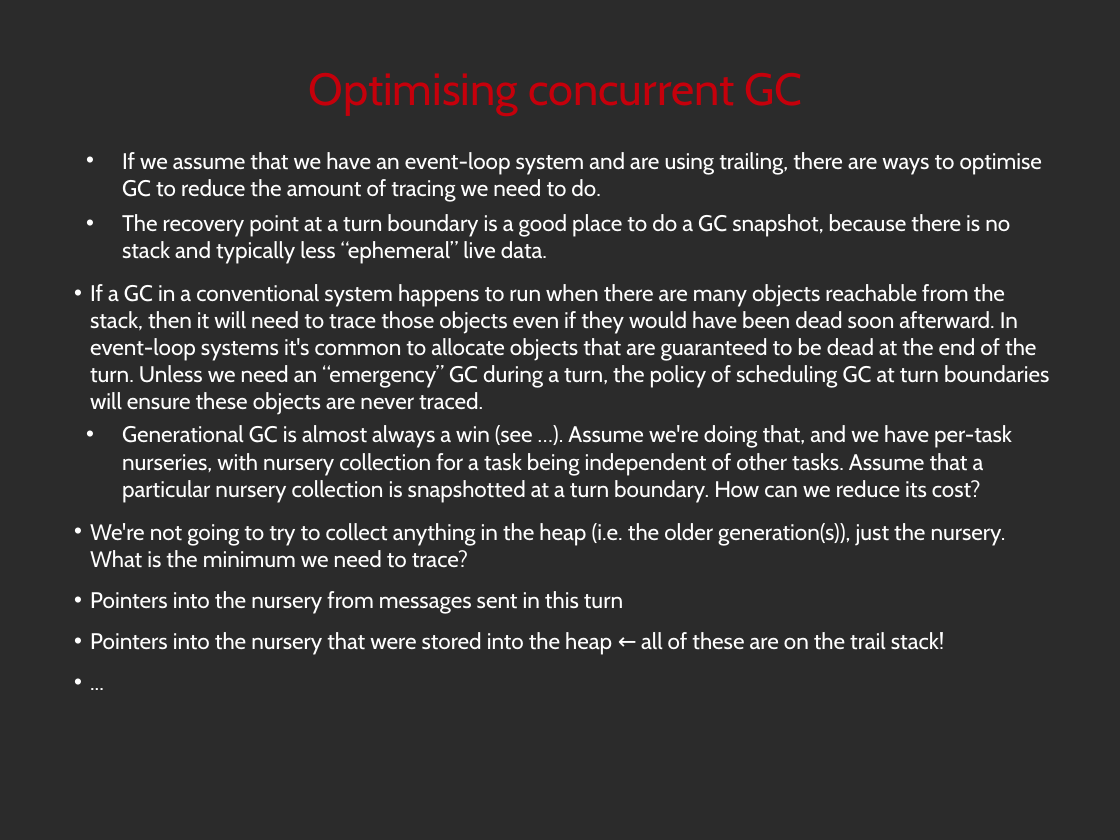
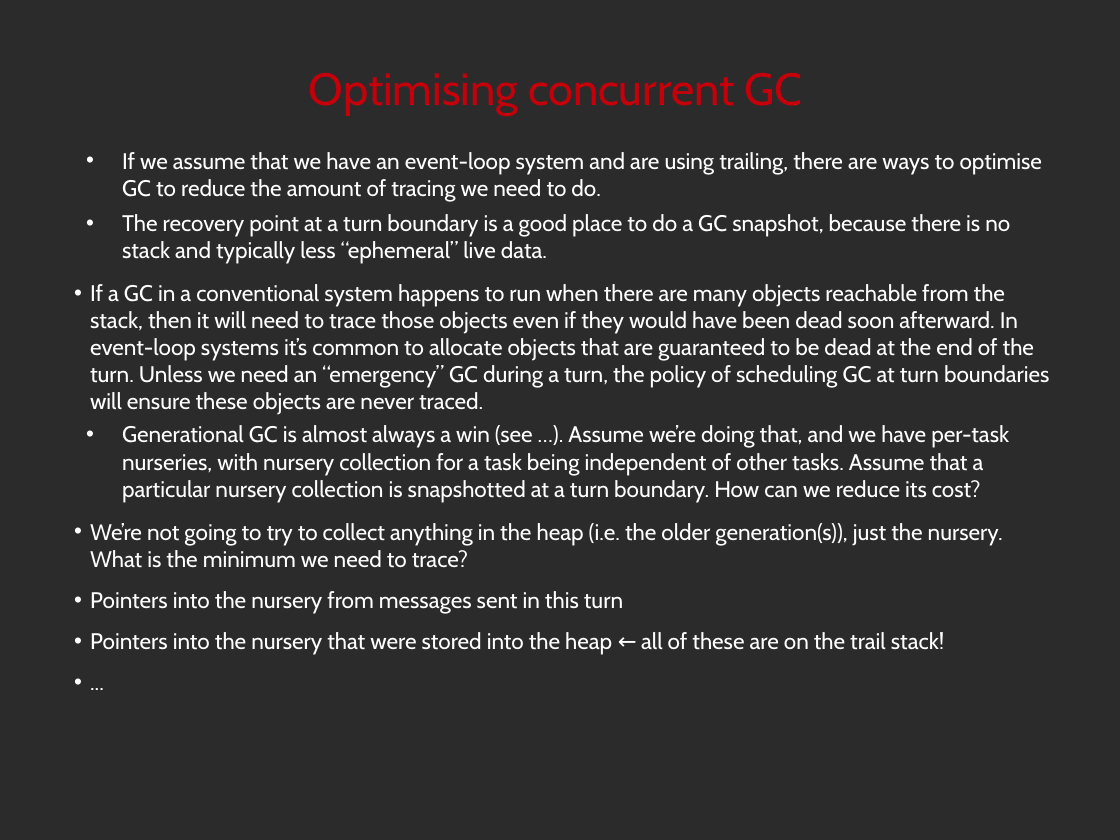
Before and after one commit to noether-lang/noether, a slide deck: slide 31 of doc/presentations/StrangeLoop2014/handling.odp. Drawn at 1120x840 pixels with LibreOffice and Linux fonts; fonts in the diff are those of the drawing; background and template pictures are left out; a plain dark background stands for a picture behind light text. Boxes give left, top, right and bottom in pixels: in the first picture for what was removed or moved away, otherwise in the second. Text is boxed around its words. In the diff, an @@ line names an element or a change of style, - is before the commit and + after.

```diff
--- a/doc/presentations/StrangeLoop2014/handling.odp
+++ b/doc/presentations/StrangeLoop2014/handling.odp
@@ text at [90,284,1049,568]: text changed @@
-  • If a GC in a conventional system happens to run when there are many objects reachable from the stack, then it will need to trace those objects even if they would have been dead soon afterward. In event-loop systems it's common to allocate objects that are guaranteed to be dead at the end of the turn. Unless we need an “emergency” GC during a turn, the policy of scheduling GC at turn boundaries will ensure these objects are never traced.
-• Generational GC is almost always a win (see …). Assume we're doing that, and we have per-task nurseries, with nursery collection for a task being independent of other tasks. Assume that a particular nursery collection is snapshotted at a turn boundary. How can we reduce its cost?
-  • We're not going to try to collect anything in the heap (i.e. the older generation(s)), just the nursery. What is the minimum we need to trace?
+  • If a GC in a conventional system happens to run when there are many objects reachable from the stack, then it will need to trace those objects even if they would have been dead soon afterward. In event-loop systems it’s common to allocate objects that are guaranteed to be dead at the end of the turn. Unless we need an “emergency” GC during a turn, the policy of scheduling GC at turn boundaries will ensure these objects are never traced.
+• Generational GC is almost always a win (see …). Assume we’re doing that, and we have per-task nurseries, with nursery collection for a task being independent of other tasks. Assume that a particular nursery collection is snapshotted at a turn boundary. How can we reduce its cost?
+  • We’re not going to try to collect anything in the heap (i.e. the older generation(s)), just the nursery. What is the minimum we need to trace?
```
Also in this commit, not shown: 31 other slides changed, 4 slides added, 3 slides removed, 3 other files.
